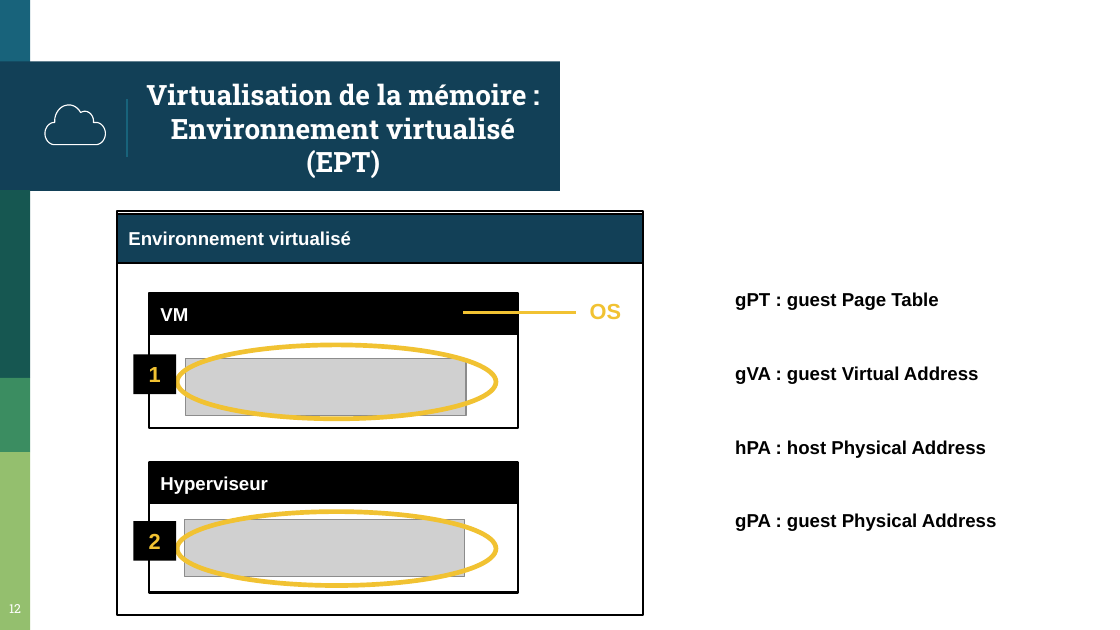
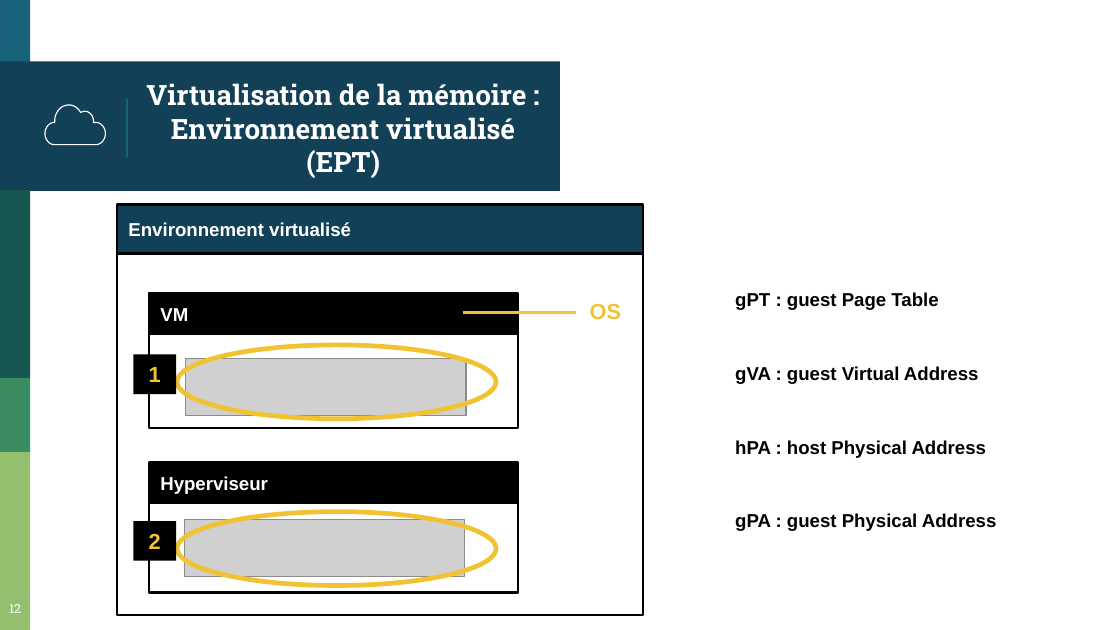
Before and after one commit to bstellaceleste/MII, a slide deck: slide 12 of prez/prez1.pptx. Drawn at 1120x630 pixels with LibreOffice and Linux fonts; fonts in the diff are those of the drawing; grey boxes stand for pictures. Boxes give left, top, right and bottom in pixels: in the first picture for what was removed or moved away, otherwise in the second. Text is boxed around its words. In the diff, an @@ line names an element or a change of style, - is before the commit and + after.

```diff
--- a/prez/prez1.pptx
+++ b/prez/prez1.pptx
@@ rectangle "Environnement virtualisé": place and size @@
-rectangle "Environnement virtualisé" at box(118, 214, 644, 263)
+rectangle "Environnement virtualisé" at box(118, 205, 644, 254)
```
Also in this commit, not shown: 7 other slides changed, 18 slides added, 9 slides removed, 26 other files.
